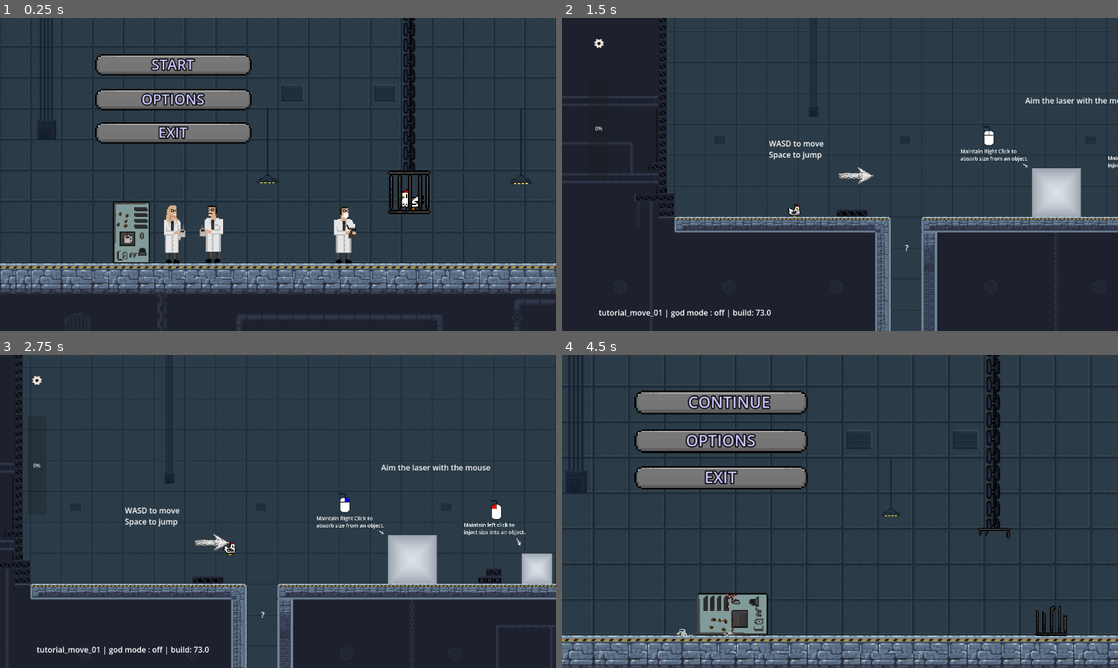
Above: before the commit, frames 1-4 (two rows, left to right).
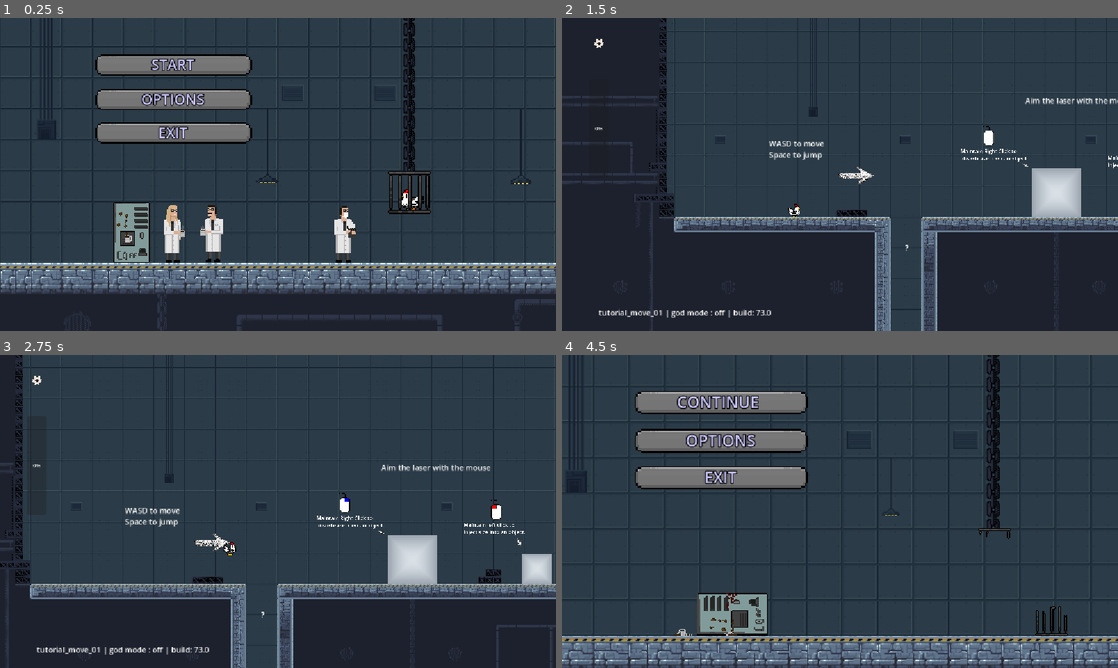
Above: after the commit, the same moments.

Repository: mgi-dev/size-them-up
Game: Godot game, scene res://scenes/levels/tutorial/intro_00.tscn
Same seed, same stepped clock (60 frames per second), same inputs: the game is played once before the commit and once after it. Sound files missing from this copy of the repository are replaced by a short silence.
Inputs (mouse positions are in pixels of both pictures, inside the frame that each line leads up to):
- Up to frame 1 (0.25 s): no input
- Up to frame 2 (1.5 s): click (734, 64) at 0.5 s; tap Enter at 1.25 s; move the mouse to (962, 158) at 1.27 s; hold D (player_move_right) from 1.28 s (still down); hold Tab (change_resize_mode) from 1.28 s (still down)
- Up to frame 3 (2.75 s): tap Space (player_jump) at 1.52, 2.27 s; tap Enter at 2 s; move the mouse to (166, 527) at 2.02 s; release D (player_move_right) at 2.03 s; release Tab (change_resize_mode) at 2.03 s; hold S (player_down) from 2.03 s (still down); click (166, 527) at 2.1 s
- Up to frame 4 (4.5 s): tap Enter at 2.75, 3.5 s; move the mouse to (895, 442) at 2.77 s; release S (player_down) at 2.78 s; hold E (interact) 2.78-3.53 s; hold D (player_move_right) 2.78-4.25 s; move the mouse to (812, 574) at 3.52 s; tap W (player_climb) at 3.6 s; tap Space (player_jump) at 3.77 s; click (600, 380) at 4.25 s

The runs differ from the first frame. In frame 1, 3.1% of the frame differs, in the area x 0-100%, y 0-88%; in frame 2, 3.2%; in frame 3, 3.4%; in frame 4, 3.4%, in the area x 0-100%, y 0-100%.

Commit message:
tweaks for web build

Diff:
--- a/project.godot
+++ b/project.godot
@@ -29,8 +29,7 @@
 [display]
 
 window/size/resizable=false
-window/stretch/mode="viewport"
-window/stretch/aspect="ignore"
+window/stretch/mode="canvas_items"
 
 [global_group]
 
--- a/scenes/levels/PauseMenu.tscn
+++ b/scenes/levels/PauseMenu.tscn
@@ -2010,9 +2010,9 @@
 
 [node name="StartLabel" type="Label" parent="Node2D" unique_id=2054753239]
 layout_mode = 0
-offset_left = 161.42804
+offset_left = 85.19714
 offset_top = 56.0
-offset_right = 301.42804
+offset_right = 374.3532
 offset_bottom = 108.0
 theme_override_colors/font_color = Color(0.7921569, 0.7764706, 1, 1)
 theme_override_constants/outline_size = 10
